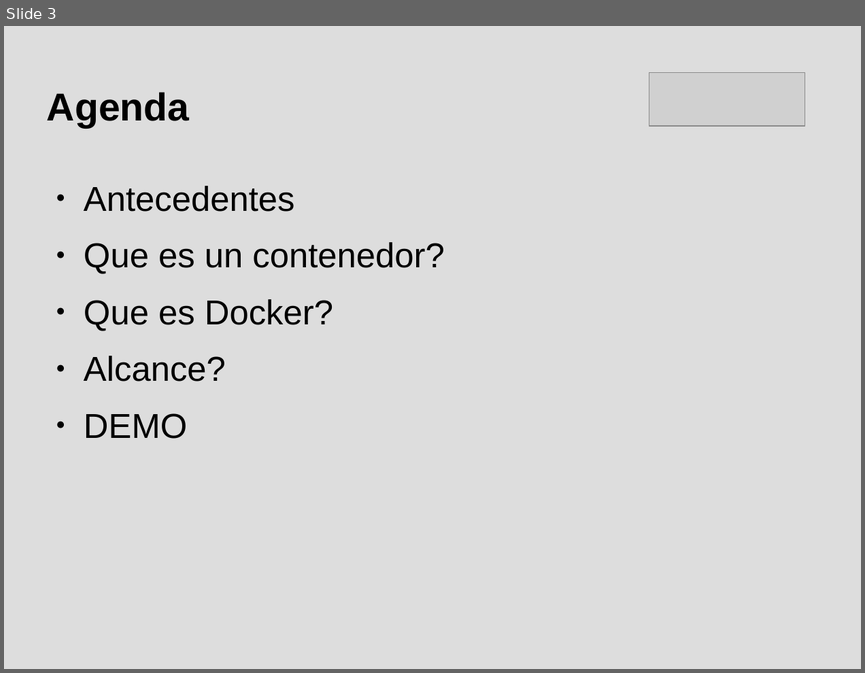
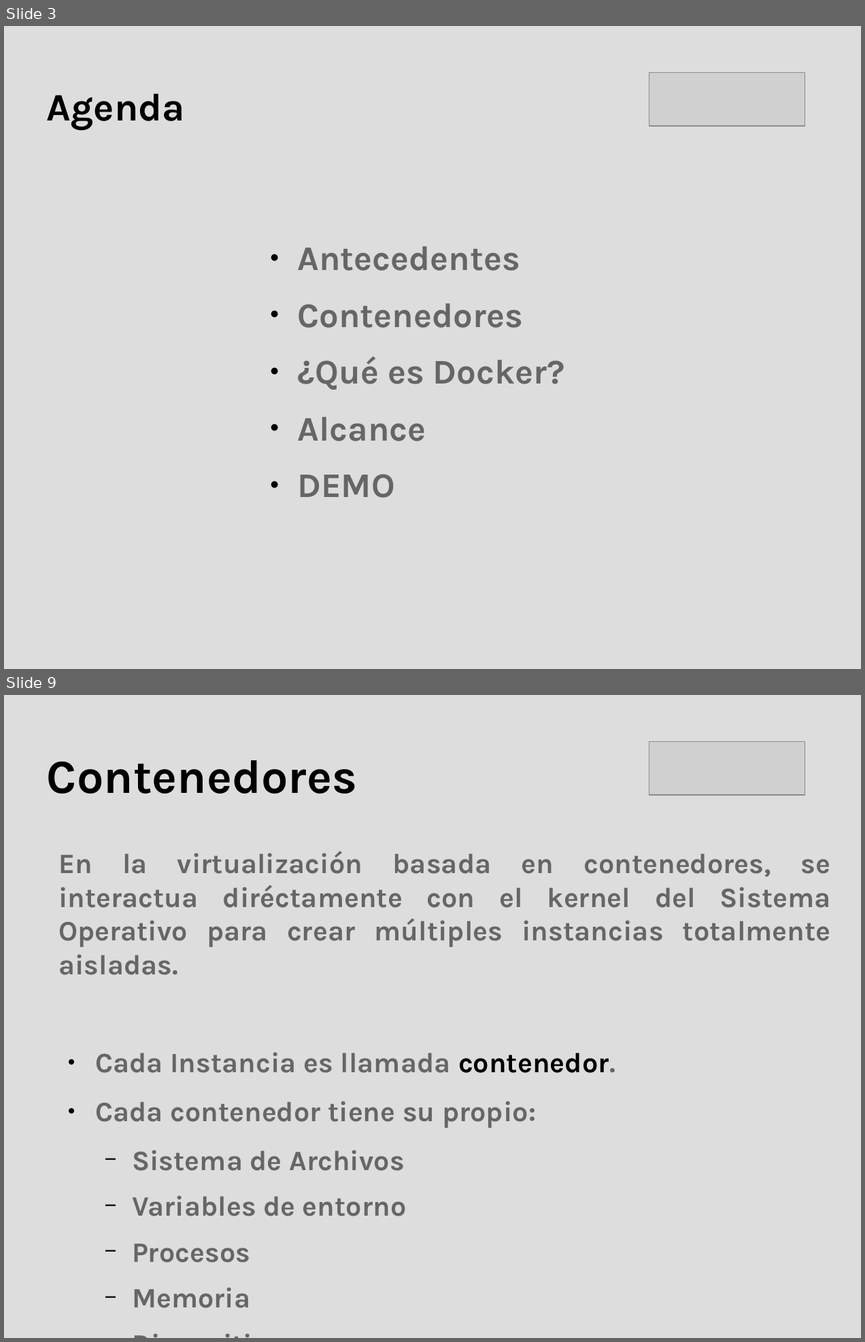
Before and after one commit to hdortiz/docker_rocc2015, a slide deck: presentacion.odp. Shown one above the other, each under a label of ours: slide 3 before the commit, slides 3 and 9 after it; the slides between them are not shown. The pictures are 865x673 and 865x1342 pixels, drawn with LibreOffice and Linux fonts; fonts in the diff are those of the drawing; grey boxes stand for pictures. Boxes give left, top, right and bottom in pixels: in the first picture for what was removed or moved away, otherwise in the second. Text is boxed around its words. In the diff, an @@ line names an element or a change of style, - is before the commit and + after.

Commit message:
Se elimno carpeta _MACOSX
Se actualizo presentacion:
	1 - Portada
	2 - Presentacion
	3 - Agenda
	4 - Antecedentes/Un servidor Fisico
	5 - Antecedentes/Problemas Un servidor fisico
	6 - Antecedentes/Virtualizacion
	7 - Antecedentes/Virtualizacion/Beneficios
	8 - Antecedentes/Virtualizacion/Limites
	9 - Contenedores
	10- Contenedores/Diagrama
	11- Contenedores/Beneficios

```diff
--- a/presentacion.odp
+++ b/presentacion.odp
@@ slide 9 added at (4,695,861,1338), background #DDDDDD @@
@@ picture added at (649,742,805,795) @@
@@ title added at (47,760,357,794), 44 pt, text #000000, bold @@
+Contenedores
@@ text added at (58,851,831,1308), 26 pt, text #666666, bold @@
+En la virtualización basada en contenedores, se interactua diréctamente con el kernel del Sistema Operativo para crear múltiples instancias totalmente aisladas.
+● Cada Instancia es llamada contenedor.
+● Cada contenedor tiene su propio:
+  − Sistema de Archivos
+  − Variables de entorno
+  − Procesos
+  − Memoria
+  − Dispositivos
+  − Puertos de Red
@@ slide 3 changed as well @@
@@ title "Agenda" at (47,93,185,131): font Arial to Karla @@
@@ text "Antecedentes": place and size @@
-text "Antecedentes" at (84,186,444,439)
+text "Antecedentes" at (297,246,565,498)
@@ text at (297,246,520,498): font Arial to Karla, text colour #000000 to #666666, bold on in "Antecedentes", "DEMO" @@
@@ text at (297,303,565,441): text changed; font Arial to Karla; text colour #000000 to #666666; bold on @@
-● Que es un contenedor?
-● Que es Docker?
-● Alcance?
+● Contenedores
+● ¿Qué es Docker?
+● Alcance
```
Also in this commit, not shown: 1 other slide changed, 13 other slides added.
